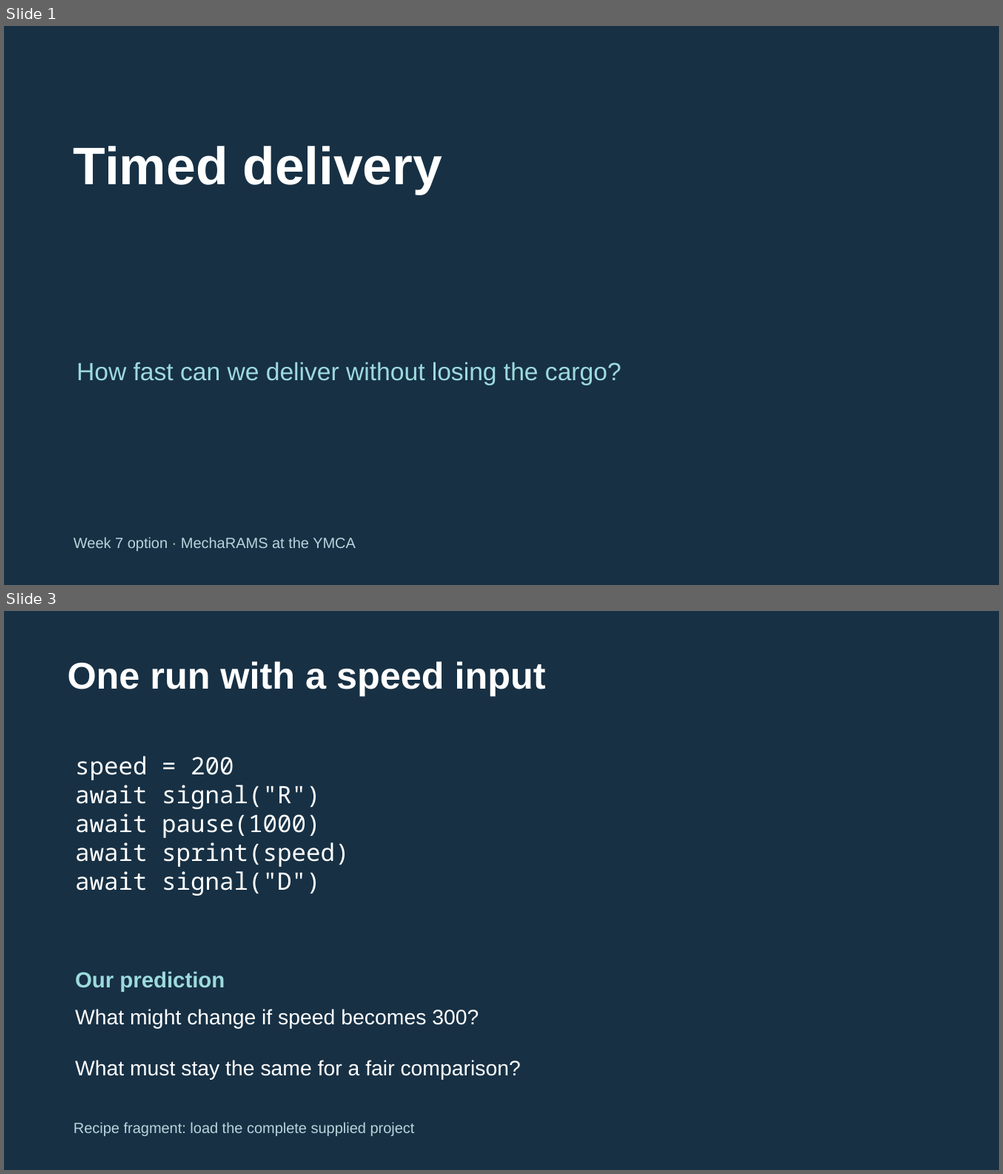
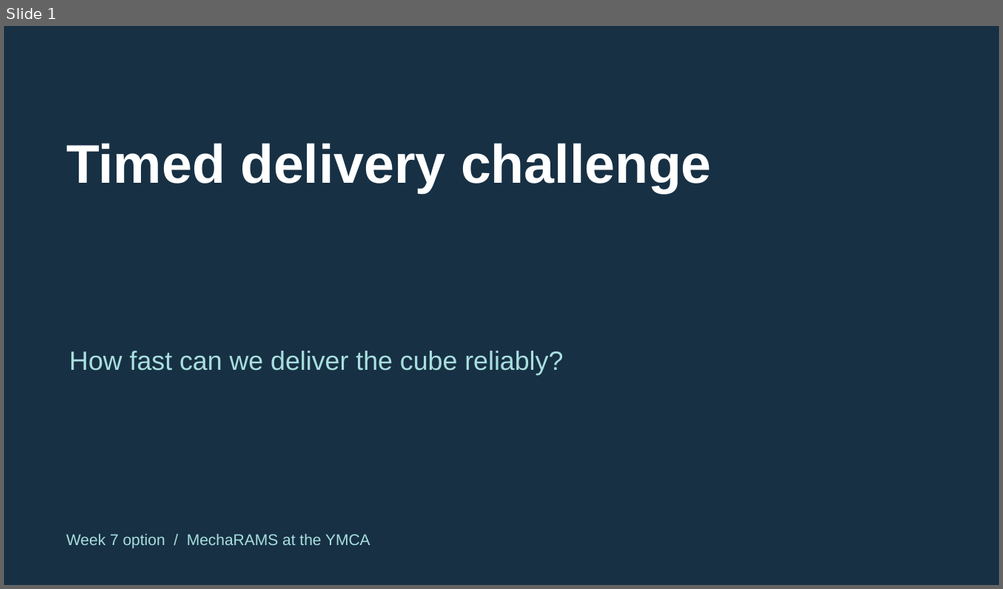
Before and after one commit to FRC999/YMCA-SPIKE-education, a slide deck: 03_Presentations/W07_speed_trial.pptx. Shown one above the other, each under a label of ours: slides 1 and 3 before the commit, slide 1 after it; the slides between them are not shown. The pictures are 1003x1174 and 1003x589 pixels, drawn with LibreOffice and Linux fonts; fonts in the diff are those of the drawing. Boxes give left, top, right and bottom in pixels: in the first picture for what was removed or moved away, otherwise in the second. Text is boxed around its words. In the diff, an @@ line names an element or a change of style, - is before the commit and + after.

Commit message:
Teach Week 7 timed delivery on the printed course

```diff
--- a/03_Presentations/W07_speed_trial.pptx
+++ b/03_Presentations/W07_speed_trial.pptx
@@ slide 3 removed at (x1=4, y1=611, x2=999, y2=1170), background #173044 @@
@@ text removed at (x1=68, y1=661, x2=546, y2=696) @@
-One run with a speed input
@@ text removed at (x1=75, y1=756, x2=349, y2=896) @@
-speed = 200
-await signal("R")
-await pause(1000)
-await sprint(speed)
-await signal("D")
@@ text removed at (x1=75, y1=971, x2=225, y2=992) @@
-Our prediction
@@ text removed at (x1=75, y1=1009, x2=478, y2=1029) @@
-What might change if speed becomes 300?
@@ text removed at (x1=75, y1=1060, x2=521, y2=1080) @@
-What must stay the same for a fair comparison?
@@ text removed at (x1=74, y1=1122, x2=415, y2=1136) @@
-Recipe fragment: load the complete supplied project
@@ slide 1 changed as well @@
@@ text at (x1=66, y1=143, x2=711, y2=193): text changed; size 51 to 52.5 pt @@
-Timed delivery
+Timed delivery challenge
@@ text at (x1=69, y1=351, x2=563, y2=375): text changed; size 24 to 25.5 pt; text colour #9DDADD to #A9DFDF @@
-How fast can we deliver without losing the cargo?
+How fast can we deliver the cube reliably?
@@ text at (x1=66, y1=534, x2=370, y2=548): text changed; size 14.2 to 15 pt; text colour #B9D4DC to #A9DFDF @@
-Week 7 option · MechaRAMS at the YMCA
+Week 7 option / MechaRAMS at the YMCA
```
Also in this commit, not shown: 1 other slide changed, 4 slides added, 3 other slides removed, 8 other files.
